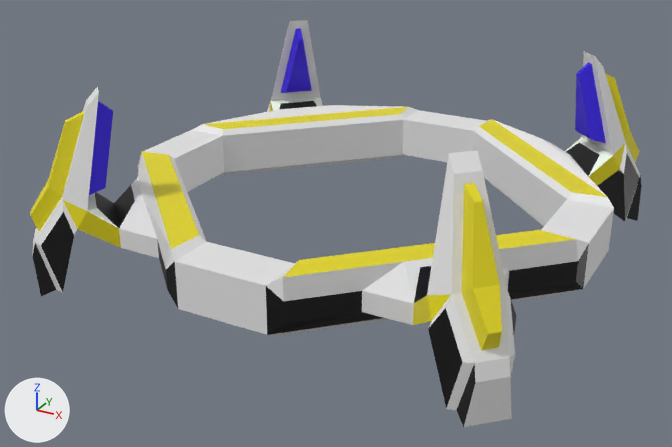
Two versions of the Blender file devsrc/blender_files/jdeivid/ruina/v3/twirl_crest1.blend, one commit apart.
Camera for both pictures: a 50 mm lens placed at (18.2, -35.3, 16.1), pointed at (-0.4, -1.5, -0.8). Arrows for +X, +Y and +Z are at lower left; the lights stay in place. The older version comes first.

The scene before the commit, as lines of its bpy script (objects in view):
```python
me_hand_crest_v1 = bpy.data.meshes.new('hand_crest_v1')
me_hand_crest_v1.from_pydata(...)  # 97 vertices, 102 faces, 4 loose edges; spans x -11.0..0.0, y -11.0..0.0, z -2.52..5.99
# faces by material slot: [3, 5, 61, 16, 17]
me_hand_crest_v1.materials.append(mat_c_ubersaw)  # white #f4fdf1
me_hand_crest_v1.materials.append(mat_blue)  # blue #3314e7
me_hand_crest_v1.materials.append(mat_glow_inner_001)  # white #e7e7e7
me_hand_crest_v1.materials.append(mat_c_frying_pan_gold)  # yellow #e7da0d
me_hand_crest_v1.materials.append(mat_black)  # black #000000
ob_twirl_crest_1 = bpy.data.objects.new('twirl_crest_1', me_hand_crest_v1)
ob_twirl_crest_1.location = (0.0, 0.0, 0.0)
_m = ob_twirl_crest_1.modifiers.new('Mirror', 'MIRROR')
_m.use_axis = (True, True, False)
_m.use_clip = True
```
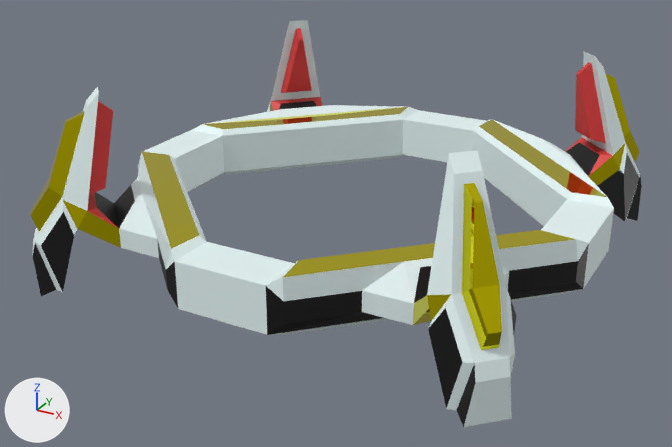
Boxes [x1, y1, x2, y2] around the edits, measured in the pictures (672 x 447 px):
```json
{"object": "twirl_crest_1", "change": "recoloured, surface changed", "before": [30, 24, 640, 411], "after": [30, 24, 640, 411]}
{"part": 1, "of": "me_hand_crest_v1", "change": "recoloured", "before": [87, 97, 612, 228], "after": [87, 97, 612, 228]}
{"part": 2, "of": "me_hand_crest_v1", "change": "recoloured", "before": [89, 28, 606, 195], "after": [89, 28, 606, 195]}
{"part": 3, "of": "me_hand_crest_v1", "change": "recoloured", "before": [33, 24, 637, 410], "after": [33, 24, 637, 410]}
{"part": 4, "of": "me_hand_crest_v1", "change": "surface changed", "before": [33, 24, 637, 410], "after": [33, 24, 637, 410]}
```

The change, as JSON lines over the scene's bpy script:
```json
{"op": "add", "block": "img_painted_wood_01_png", "code": ["img_painted_wood_01_png = load_image('painted_wood_01.png', '../painted_wood_01.png', 512, 512, 'sRGB')"]}
{"op": "add", "block": "img_c_invasion_wrangler_laser_png", "code": ["img_c_invasion_wrangler_laser_png = load_image('c_invasion_wrangler_laser.png', '../c_invasion_wrangler_laser.png', 16, 16, 'sRGB')"]}
{"op": "add", "block": "mat_painted_wood_01", "code": ["mat_painted_wood_01 = principled_material('painted_wood_01')", "mat_painted_wood_01.texture = img_painted_wood_01_png"]}
{"op": "add", "block": "mat_gold_player", "code": ["mat_gold_player = principled_material('gold_player')", "mat_gold_player.base_color = (0.8, 0.699, 0.00414)  # yellow #e7da0d", "mat_gold_player.metallic = 1.0", "mat_gold_player.roughness = 0.0"]}
{"op": "add", "block": "mat_c_invasion_wrangler_laser", "code": ["mat_c_invasion_wrangler_laser = principled_material('c_invasion_wrangler_laser')", "mat_c_invasion_wrangler_laser.texture = img_c_invasion_wrangler_laser_png  # with its transparency"]}
{"block": "me_hand_crest_v1", "where": "me_hand_crest_v1.from_pydata(...)  # 97 vertices, 102 faces, 4 loose edges; spans x -11.0..0.0, y -11.0..0.0, z -2.52..5.99"}
{"block": "me_hand_crest_v1", "where": "# used by ob_twirl_crest_1; location = (0.0, 0.0, 0.0)"}
{"op": "remove", "block": "me_hand_crest_v1", "code": "me_hand_crest_v1.materials.append(mat_c_frying_pan_gold)  # yellow #e7da0d"}
{"block": "me_hand_crest_v1", "change": "me_hand_crest_v1 part 1: all 3 faces that had it switch from mat_c_ubersaw (white #f4fdf1) to mat_c_invasion_wrangler_laser (picture img_c_invasion_wrangler_laser_png)"}
{"block": "me_hand_crest_v1", "change": "me_hand_crest_v1 part 2: all 5 faces that had it switch from mat_blue (blue #3314e7) to mat_c_invasion_wrangler_laser (picture img_c_invasion_wrangler_laser_png)"}
{"block": "me_hand_crest_v1", "change": "me_hand_crest_v1 part 3: all 61 faces that had it switch from mat_glow_inner_001 (white #e7e7e7) to mat_painted_wood_01 (picture img_painted_wood_01_png)"}
{"block": "me_hand_crest_v1", "change": "me_hand_crest_v1 part 4: texture (UV) coordinates of 69 of 102 faces, centred in x -11.0..0.0, y -11.0..0.0, z -2.4..5.76, changed; they spanned u -1.13..1.89, v -1.0..2.0 and now span u 0.3..0.3, v 0.54..0.54"}
{"op": "add", "block": "me_hand_crest_v1", "code": "me_hand_crest_v1.materials.append(mat_gold_player)  # yellow #e7da0d"}
```
